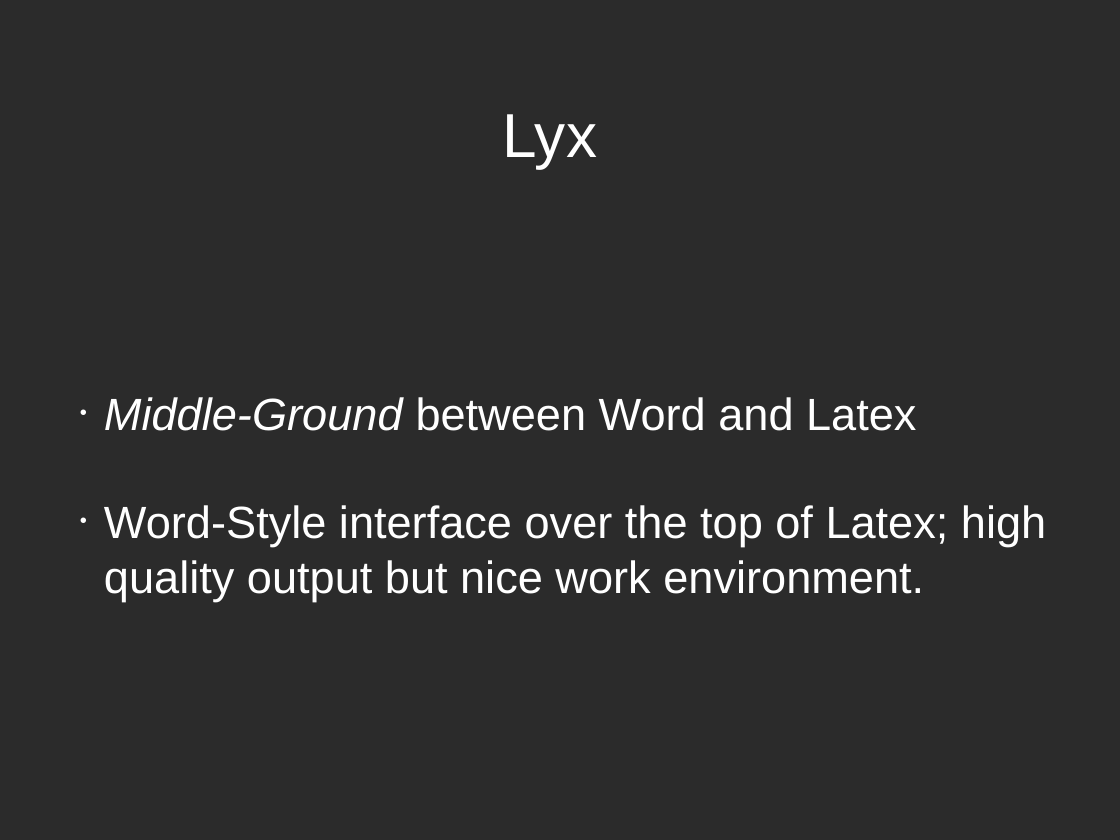
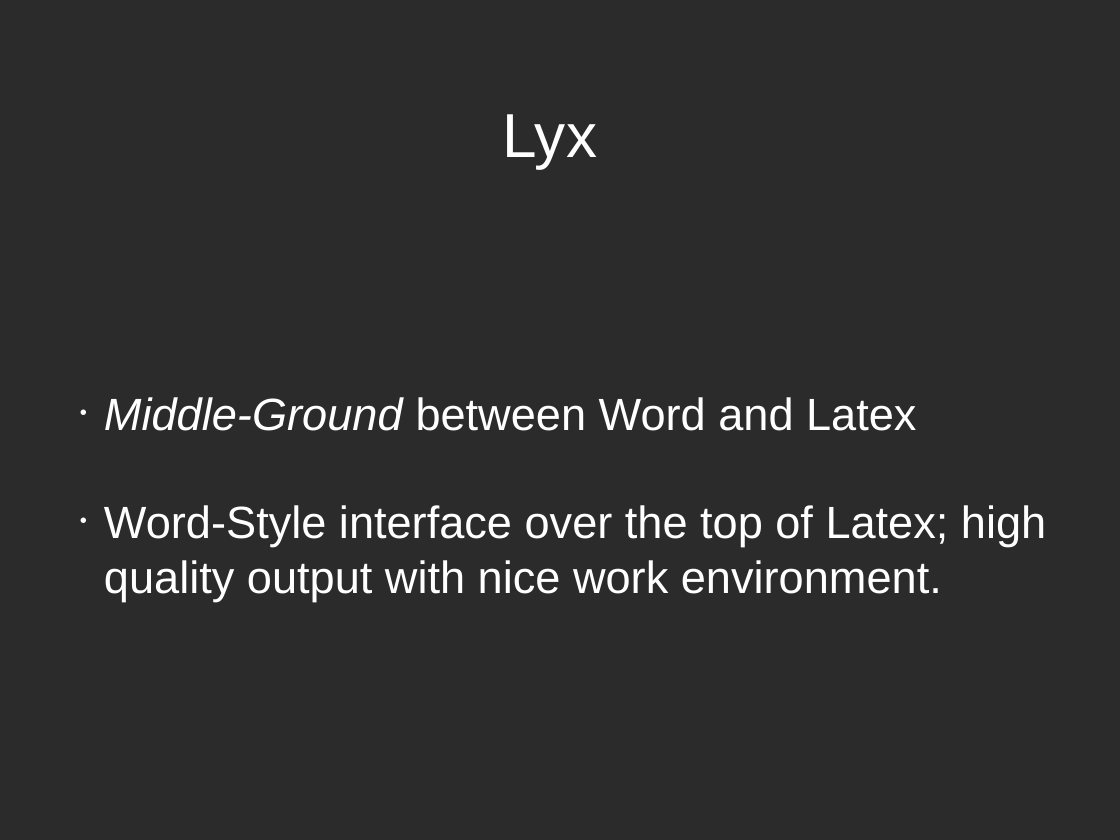
Before and after one commit to mikehulluk/IntroductionToResearchComputing, a slide deck: slide 6 of Wk7/PreparingReports.odp. Drawn at 1120x840 pixels with LibreOffice and Linux fonts; fonts in the diff are those of the drawing; background and template pictures are left out; a plain dark background stands for a picture behind light text. Boxes give left, top, right and bottom in pixels: in the first picture for what was removed or moved away, otherwise in the second. Text is boxed around its words. In the diff, an @@ line names an element or a change of style, - is before the commit and + after.

Commit message:
Small changes

```diff
--- a/Wk7/PreparingReports.odp
+++ b/Wk7/PreparingReports.odp
@@ subtitle at <box>104,505,1046,601</box>: text changed @@
-• Word-Style interface over the top of Latex; high quality output but nice work environment.
+• Word-Style interface over the top of Latex; high quality output with nice work environment.
```
Also in this commit, not shown: 4 other slides changed, 1 slide removed.
